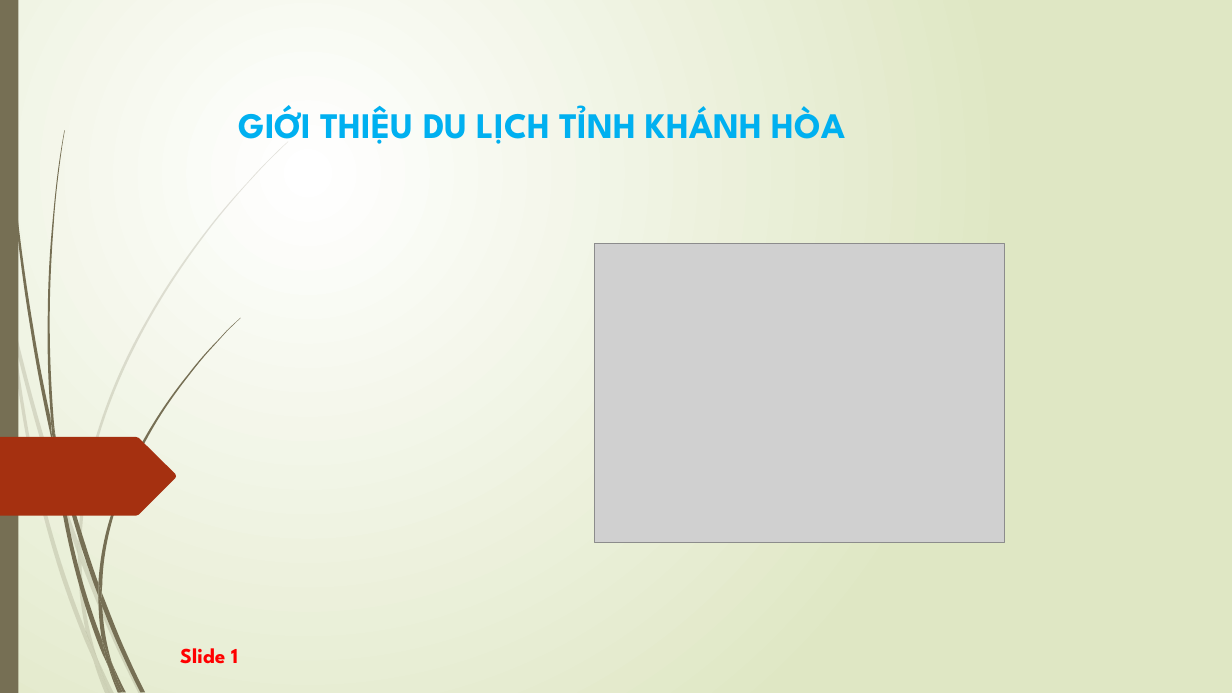
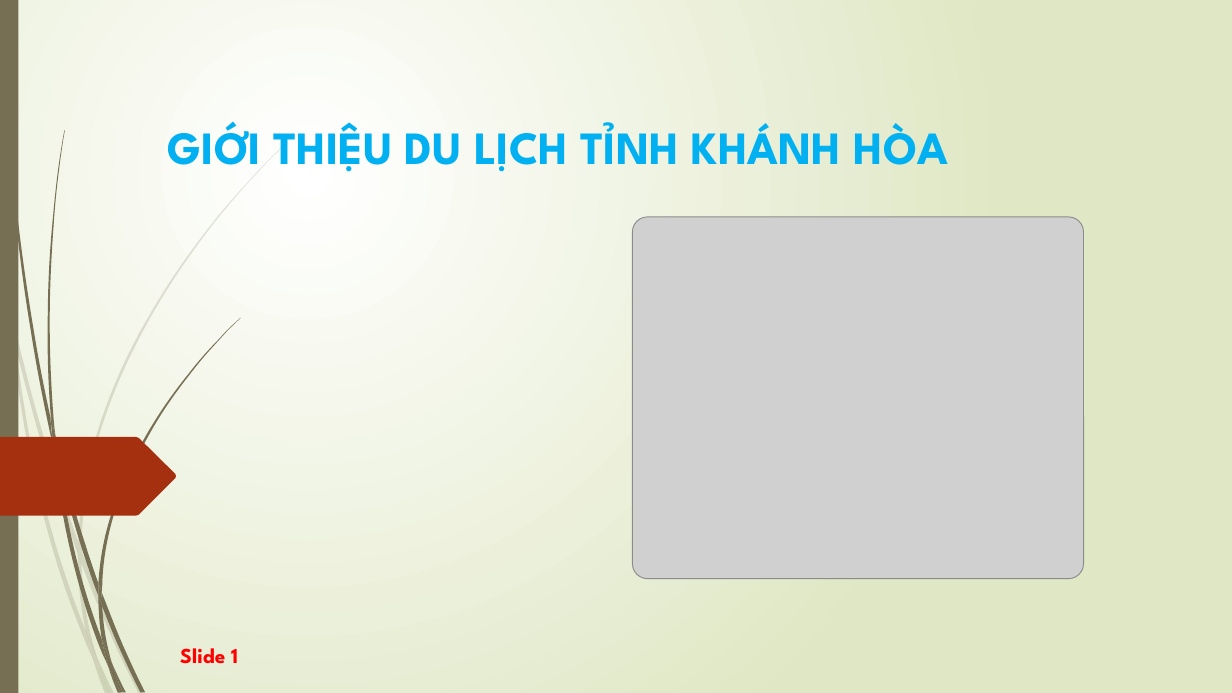
Before and after one commit to phatnguyendev/quiz-search, a slide deck: slide 1 of dapan/cnttcb/Cau3.pptx. Drawn at 1232x693 pixels with LibreOffice and Linux fonts; fonts in the diff are those of the drawing; grey boxes stand for pictures. Boxes give left, top, right and bottom in pixels: in the first picture for what was removed or moved away, otherwise in the second. Text is boxed around its words. In the diff, an @@ line names an element or a change of style, - is before the commit and + after.

```diff
--- a/dapan/cnttcb/Cau3.pptx
+++ b/dapan/cnttcb/Cau3.pptx
@@ title "GIỚI THIỆU DU LỊCH TỈNH ...": place and size @@
-title "GIỚI THIỆU DU LỊCH TỈNH ..." at [239,105,846,144]
+title "GIỚI THIỆU DU LỊCH TỈNH ..." at [168,122,949,172]
@@ title "GIỚI THIỆU DU LỊCH TỈNH ..." at [168,122,949,172]: size 28 to 36 pt @@
@@ picture: place and size @@
-picture at [594,244,1005,543]
+picture at [632,217,1083,579]
```
Also in this commit, not shown: 2 other slides changed, 5 other files.
